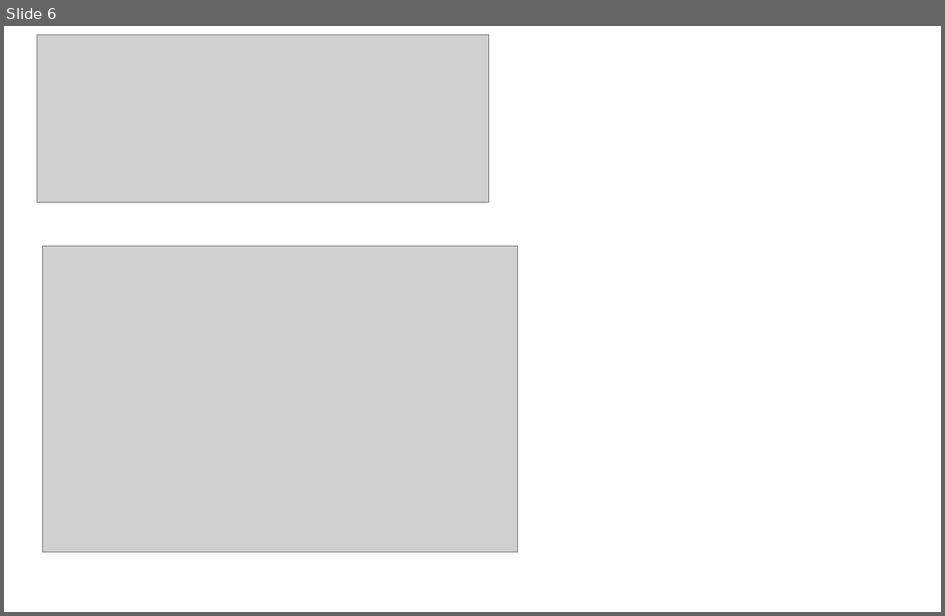
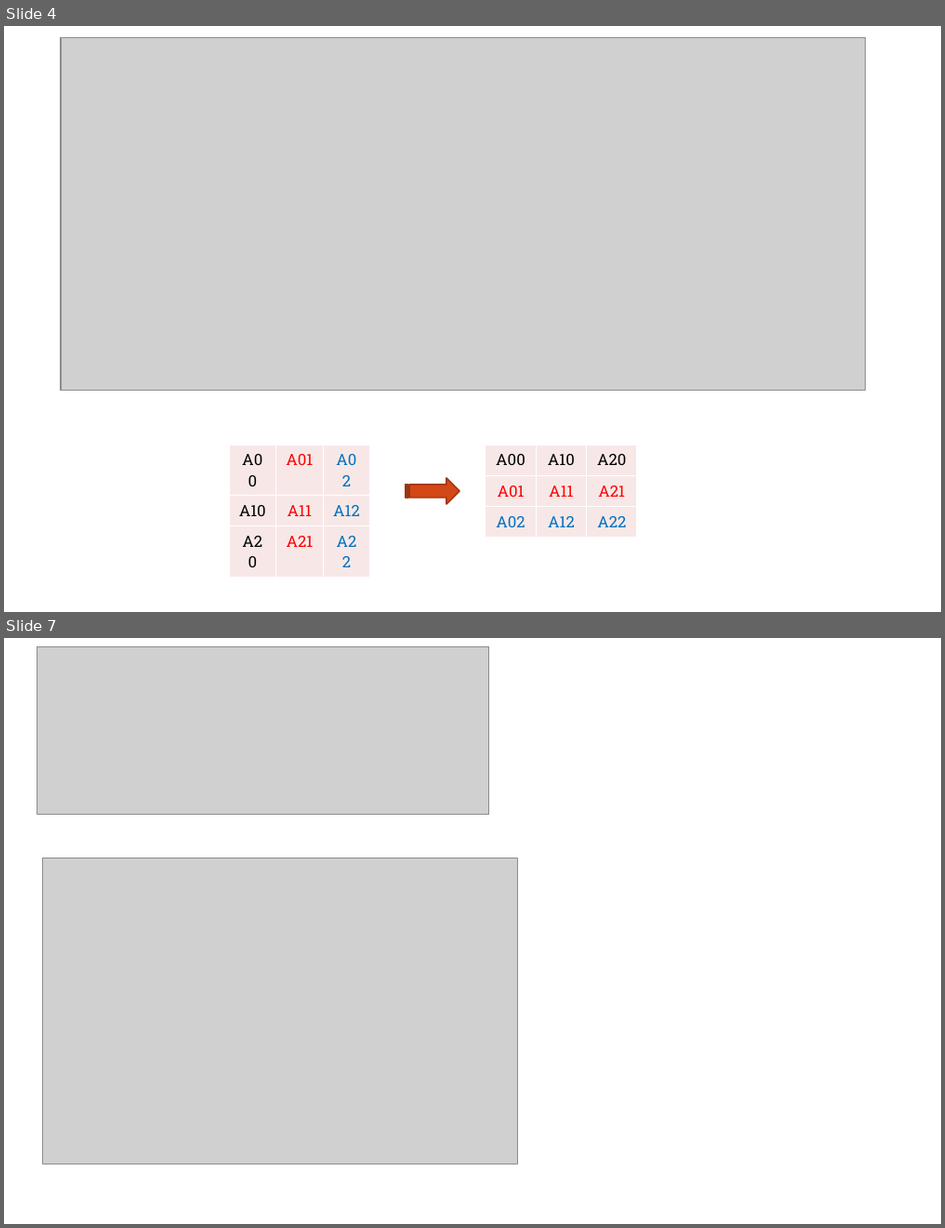
Before and after one commit to d823944/Python4Us, a slide deck: Slide_ITSA_Basics/ITSA Basics_11_15.pptx. Shown one above the other, each under a label of ours: slide 6 before the commit, slides 4 and 7 after it; the slides between them are not shown. The pictures are 945x616 and 945x1228 pixels, drawn with LibreOffice and Linux fonts; fonts in the diff are those of the drawing; grey boxes stand for pictures; background and template pictures are left out. Boxes give left, top, right and bottom in pixels: in the first picture for what was removed or moved away, otherwise in the second. Text is boxed around its words. In the diff, an @@ line names an element or a change of style, - is before the commit and + after.

```diff
--- a/Slide_ITSA_Basics/ITSA Basics_11_15.pptx
+++ b/Slide_ITSA_Basics/ITSA Basics_11_15.pptx
@@ slide 4 added at bbox=[4, 26, 941, 612], background #FFFFFF; not listed: 1 template element that a slide beside it also shows @@
@@ picture added at bbox=[61, 37, 865, 390] @@
@@ table added at bbox=[229, 445, 369, 551], 3 rows, 3 columns @@
+A00 | A01 | A02
+A10 | A11 | A12
+A20 | A21 | A22
@@ table added at bbox=[486, 445, 637, 538], 3 rows, 3 columns @@
+A00 | A10 | A20
+A01 | A11 | A21
+A02 | A12 | A22
@@ striped right arrow added at bbox=[405, 478, 460, 504], fill #D34817, outline #9C3511 1 pt @@
@@ what was slide 6 is now slide 7 @@
```
Also in this commit, not shown: 1 slide changed, 8 other slides added, 5 slides removed.
